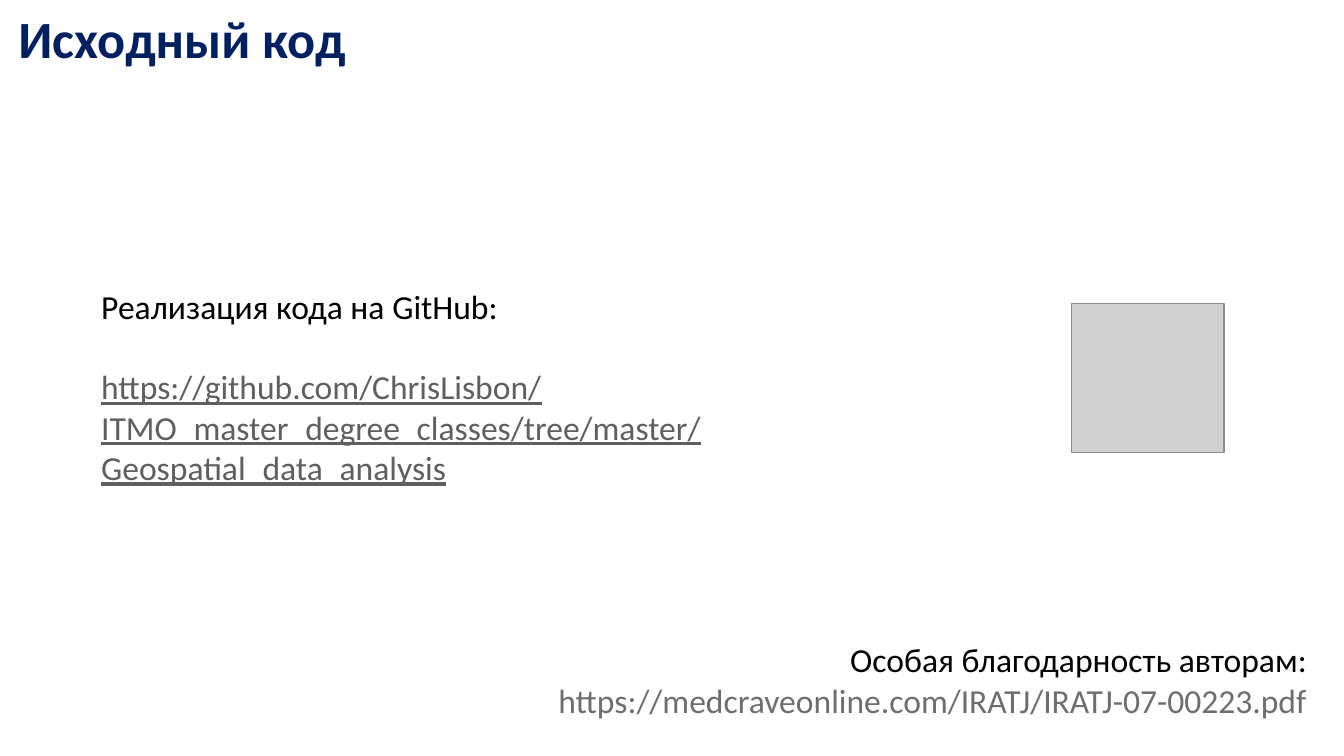
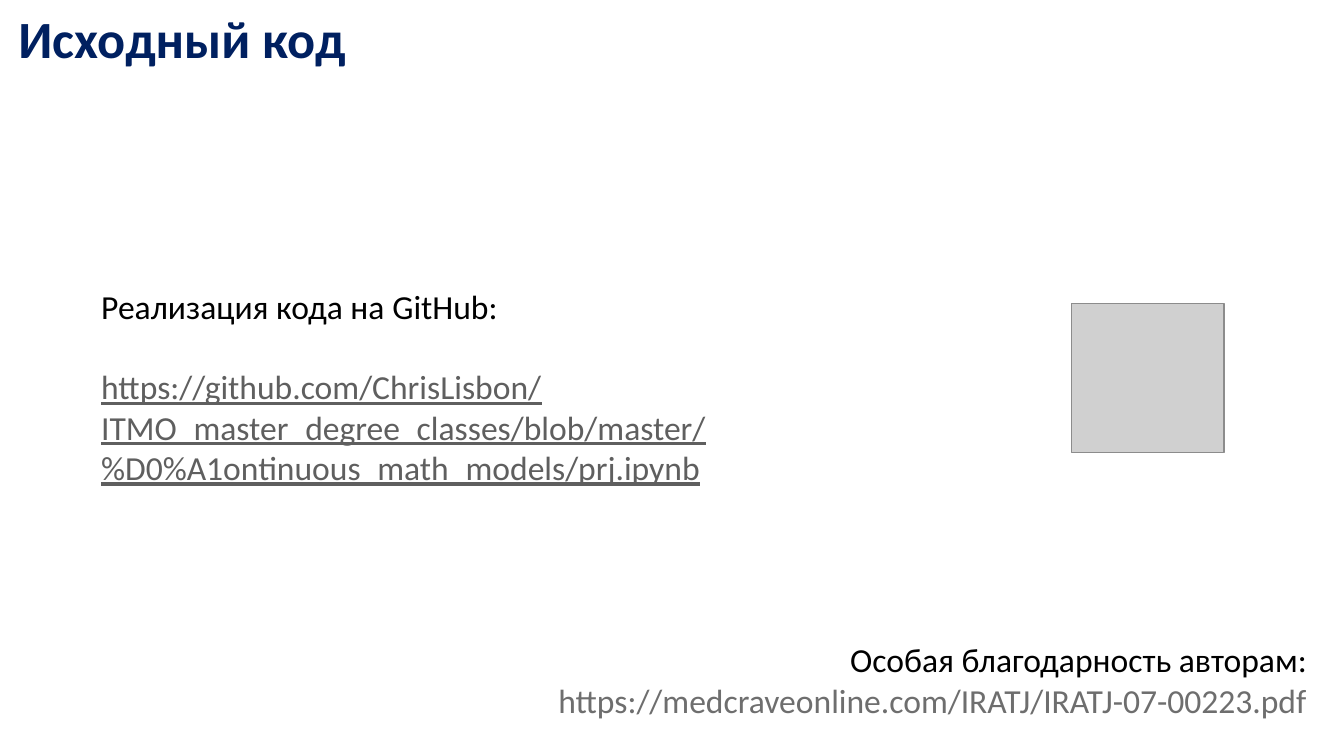
Before and after one commit to ChrisLisbon/ITMO_master_degree_classes, a slide deck: slide 10 of Сontinuous_math_models/Borisova Julia prj.pptx. Drawn at 1344x756 pixels with LibreOffice and Linux fonts; fonts in the diff are those of the drawing; grey boxes stand for pictures; background and template pictures are left out. Boxes give left, top, right and bottom in pixels: in the first picture for what was removed or moved away, otherwise in the second. Text is boxed around its words. In the diff, an @@ line names an element or a change of style, - is before the commit and + after.

Commit message:
project for continuous math models

```diff
--- a/Сontinuous_math_models/Borisova Julia prj.pptx
+++ b/Сontinuous_math_models/Borisova Julia prj.pptx
@@ text at bbox=[101, 375, 705, 486]: text changed @@
-https://github.com/ChrisLisbon/ITMO_master_degree_classes/tree/master/Geospatial_data_analysis
+https://github.com/ChrisLisbon/ITMO_master_degree_classes/blob/master/%D0%A1ontinuous_math_models/prj.ipynb
```
